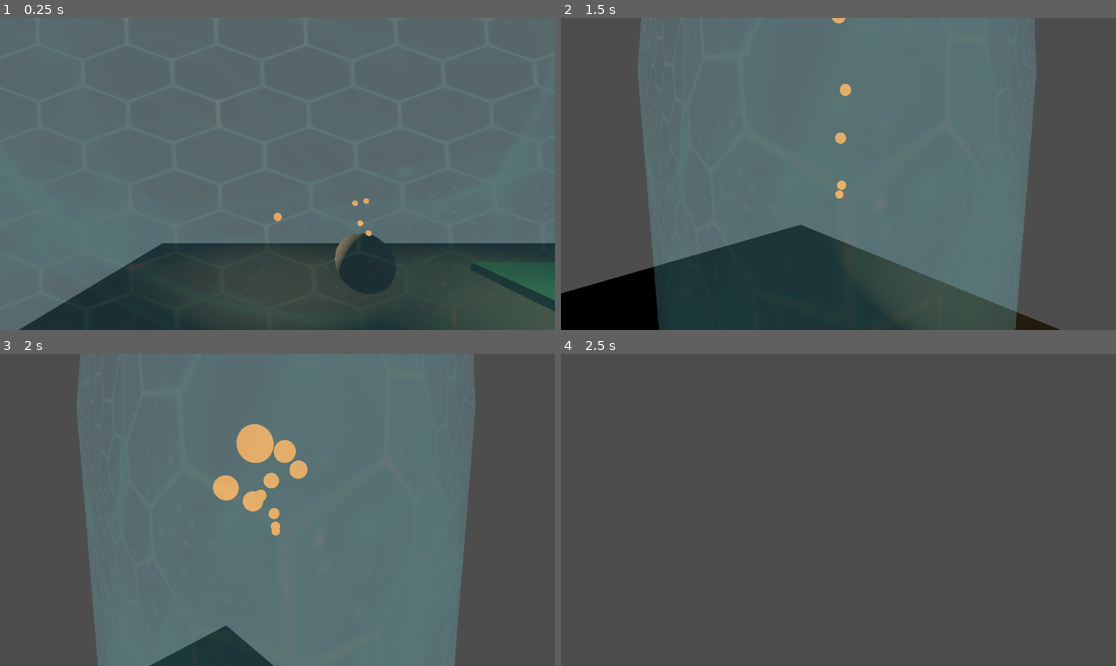
Above: before the commit, frames 1-4 (two rows, left to right).
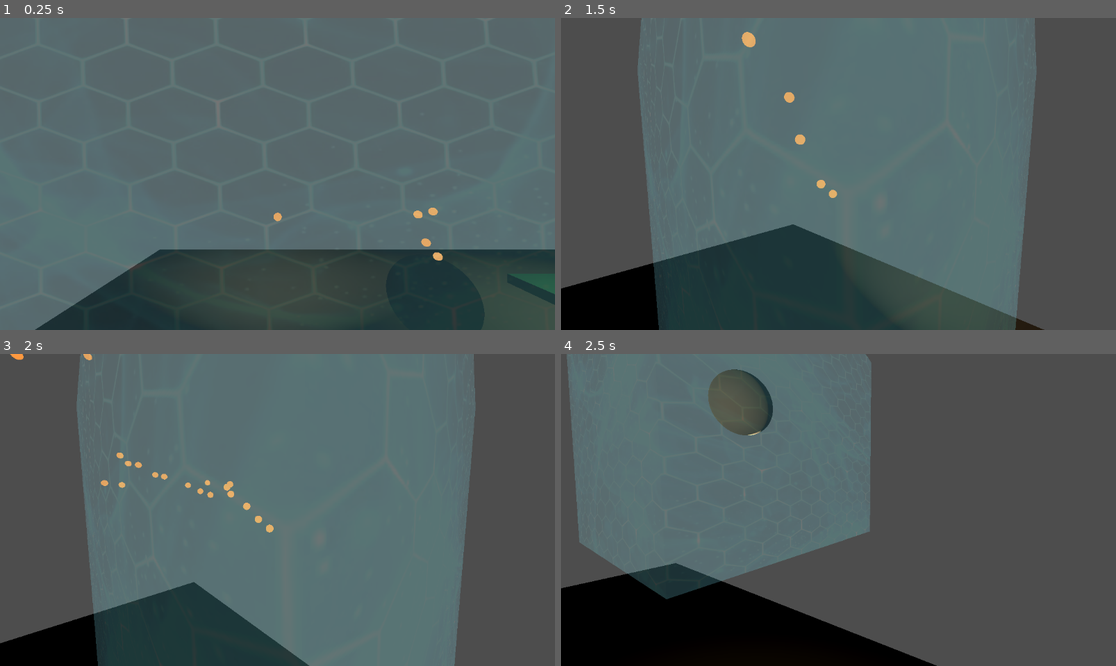
Above: after the commit, the same moments.

Repository: phsuroviec/gravit
Game: Godot game, scene res://tests/variant_check.tscn
Same seed, same stepped clock (60 frames per second), same inputs: the game is played once before the commit and once after it. This scene is started directly instead of the project's main scene.
Inputs (mouse positions are in pixels of both pictures, inside the frame that each line leads up to):
- Up to frame 1 (0.25 s): no input
- Up to frame 2 (1.5 s): tap Enter (ui_accept) at 0.5, 0.77 s; move the mouse to (960, 158) at 0.52 s; hold Right (ui_right) 0.53-1.28 s; tap T at 0.6 s; click (960, 158) at 0.67 s; move the mouse to (810, 174) at 1.27 s; hold Up (ui_up) from 1.28 s (still down); tap H at 1.35 s
- Up to frame 3 (2 s): keep holding Up (ui_up); tap Enter (ui_accept) at 1.52 s
- Up to frame 4 (2.5 s): keep holding Up (ui_up); move the mouse to (849, 503) at 2.02 s; tap E at 2.1 s

The runs differ from the first frame. In frame 1, 4.0% of the frame differs, in the area x 3-100%, y 57-100%; in frame 2, 1.7%; in frame 3, 9.4%; in frame 4, 48%, in the area x 0-68%, y 0-100%.

Commit message:
Reconcile parallel variant work: provider flags, snap loader, both variants bot-played

Diff:
--- a/game/scripts/variant_loader.gd
+++ b/game/scripts/variant_loader.gd
@@ -14,6 +14,15 @@
 
 static func _v3(a: Array) -> Vector3:
 	return Vector3(float(a[0]), float(a[1]), float(a[2]))
+
+# Construction preconditions, applied loudly: generated numbers sometimes
+# intersect the floor (a spawn inside it wedges the capsule). Files stay
+# pristine (receipt hashes intact); the loader snaps to the grid instead.
+static func _snap(label: String, p: Vector3, min_y: float) -> Vector3:
+	if p.y < min_y - 0.001:
+		print("VariantRoom: clamped ", label, " y ", p.y, " -> ", min_y)
+		p.y = min_y
+	return p
 
 static func build(data: Dictionary) -> Node3D:
 	var room := Node3D.new()
@@ -37,7 +46,7 @@
 		room.add_child(fold)
 	var cube = ScopeBody.new()
 	cube.name = "Cube"
-	cube.position = _v3(data["cube"] as Array)
+	cube.position = _snap("cube", _v3(data["cube"] as Array), 0.5)
 	cube.freeze = true
 	cube.can_sleep = false
 	var shape := CollisionShape3D.new()
@@ -57,14 +66,14 @@
 	room.add_child(cube)
 	var pad = Pad.instantiate()
 	pad.name = "Pad"
-	pad.position = _v3(data["pad"] as Array)
+	pad.position = _snap("pad", _v3(data["pad"] as Array), 0.3)
 	pad.door_path = NodePath("../Door")
 	pad.queue_path = NodePath("../Queue")
 	pad.fold_path = NodePath("../Fold0/FoldScope")
 	room.add_child(pad)
 	var door = Door.instantiate()
 	door.name = "Door"
-	door.position = _v3(data["door"] as Array)
+	door.position = _snap("door", _v3(data["door"] as Array), 1.05)
 	room.add_child(door)
 	var queue := Node3D.new()
 	queue.name = "Queue"
--- a/game/tests/check_data.gd
+++ b/game/tests/check_data.gd
@@ -20,7 +20,7 @@
 		else:
 			print("PASS: loads ", path, " (", parsed["rooms"].size(), " rooms)")
 	for extra in DirAccess.get_files_at("res://data"):
-		if extra.begins_with("variant_") and extra.ends_with(".json"):
+		if (extra.begins_with("variant_") or extra == "room_variant_baseten.json") and extra.ends_with(".json"):
 			var text := FileAccess.get_file_as_string("res://data/" + extra)
 			if JSON.parse_string(text) == null:
 				printerr("FAIL: unparsable res://data/", extra)
--- a/game/tests/variant_check.gd
+++ b/game/tests/variant_check.gd
@@ -15,9 +15,18 @@
 var door = null
 var pad = null
 
+var fold0_pos := Vector3.ZERO
+var pad_pos := Vector3.ZERO
+
 func _ready() -> void:
-	var text := FileAccess.get_file_as_string("res://data/variant_open.json")
+	var file := OS.get_environment("VARIANT_FILE").strip_edges()
+	if file == "":
+		file = "res://data/variant_open.json"
+	var text := FileAccess.get_file_as_string(file)
 	var parsed: Variant = JSON.parse_string(text)
+	var data := parsed as Dictionary
+	fold0_pos = Vector3(float(data["folds"][0]["pos"][0]), float(data["folds"][0]["pos"][1]), float(data["folds"][0]["pos"][2]))
+	pad_pos = Vector3(float(data["pad"][0]), float(data["pad"][1]), float(data["pad"][2]))
 	room = VariantRoom.build(parsed as Dictionary)
 	room.name = "Variant"
 	add_child(room)
@@ -27,7 +36,8 @@
 	door = room.get_node("Door")
 	pad = room.get_node("Pad")
 	var spawn: Array = (parsed as Dictionary)["player_spawn"]
-	player.global_position = Vector3(float(spawn[0]), float(spawn[1]), float(spawn[2]))
+	var spawn_pos: Vector3 = VariantRoom._snap("spawn", Vector3(float(spawn[0]), float(spawn[1]), float(spawn[2])), 0.9)
+	player.global_position = spawn_pos
 
 func _press(keycode: int) -> void:
 	var ev := InputEventKey.new()
@@ -47,6 +57,28 @@
 		Input.action_press("ui_right")
 	else:
 		Input.action_release("ui_right")
+		Input.action_release("ui_up")
+		Input.action_release("ui_down")
+
+# Steer toward a target on the floor plane; arrival cannot be missed because
+# each axis stops only inside its own deadband.
+func _seek(target: Vector3, arrive: float) -> bool:
+	var p: Vector3 = player.global_position
+	if p.x < target.x - 0.3:
+		Input.action_press("ui_right")
+	else:
+		Input.action_release("ui_right")
+	if p.z < target.z - 0.3:
+		Input.action_press("ui_down")
+	elif p.z > target.z + 0.3:
+		Input.action_press("ui_up")
+	else:
+		Input.action_release("ui_up")
+		Input.action_release("ui_down")
+	if p.distance_to(Vector3(target.x, p.y, target.z)) < arrive:
+		_hold(false)
+		return true
+	return false
 
 func _physics_process(_delta: float) -> void:
 	frames += 1
@@ -56,10 +88,8 @@
 		get_tree().quit(failures)
 		return
 	match phase:
-		0:  # walk to the holding fold
-			_hold(true)
-			if player.global_position.distance_to((fold0 as Node3D).global_position) < 2.5:
-				_hold(false)
+		0:  # walk/strafe to the holding fold
+			if _seek(fold0_pos, 2.0):
 				_press(KEY_E)
 				wait_until = frames + 12
 				phase = 1
@@ -67,17 +97,13 @@
 			if frames >= wait_until:
 				if player.carried_fold == fold0:
 					_check(true, "(v6) E picks up the generated fold")
-					_hold(true)
-					Input.action_press("ui_up")
 					phase = 2
 				else:
 					failures += 1
 					printerr("FAIL: (v6) E missed the generated fold")
 					get_tree().quit(failures)
-		2:  # carry to the pad (diagonal: pad sits south of the walk line)
-			if player.global_position.distance_to((pad as Node3D).global_position) < 1.5:
-				_hold(false)
-				Input.action_release("ui_up")
+		2:  # carry to the pad
+			if _seek(pad_pos, 1.2):
 				_press(KEY_X)
 				wait_until = frames + 12
 				phase = 3
Not shown, changed: .gitignore
Not shown, changed: docs/meta-proof.md
Not shown, changed: docs/meta-usage-log.md
Not shown, changed: scripts/meta_generate.py
Not shown, changed: scripts/validate_data.py
